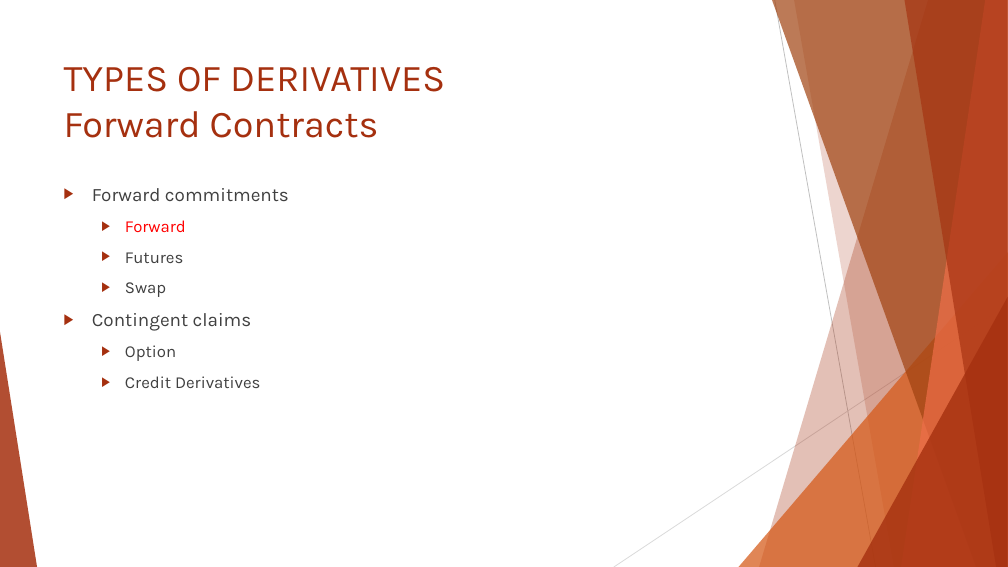
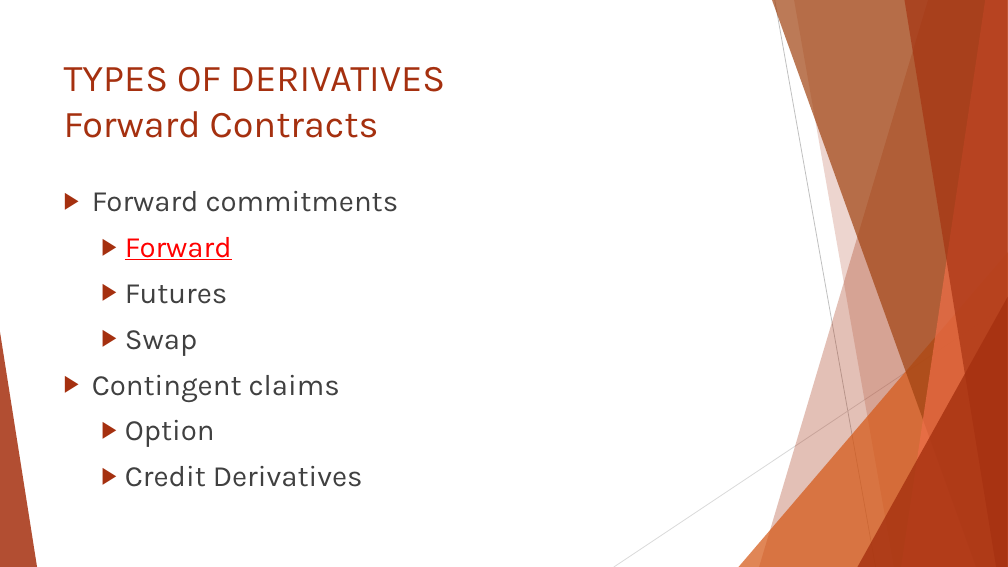
Before and after one commit to Isco0530/data, a slide deck: slide 4 of Reading 45.pptx. Drawn at 1008x567 pixels with LibreOffice and Linux fonts; fonts in the diff are those of the drawing. Boxes give left, top, right and bottom in pixels: in the first picture for what was removed or moved away, otherwise in the second. Text is boxed around its words. In the diff, an @@ line names an element or a change of style, - is before the commit and + after.

```diff
--- a/Reading 45.pptx
+++ b/Reading 45.pptx
@@ text "Forward commitments" at <box>92,191,399,487</box>: size 18 to 28 pt in "Forward commitments", "Contingent claims"; size 16 to 28 pt in "Forward", "Futures", "Swap", "Option" and 1 more places; underline on in "Forward" @@
```
Also in this commit, not shown: 1 other slide changed.
